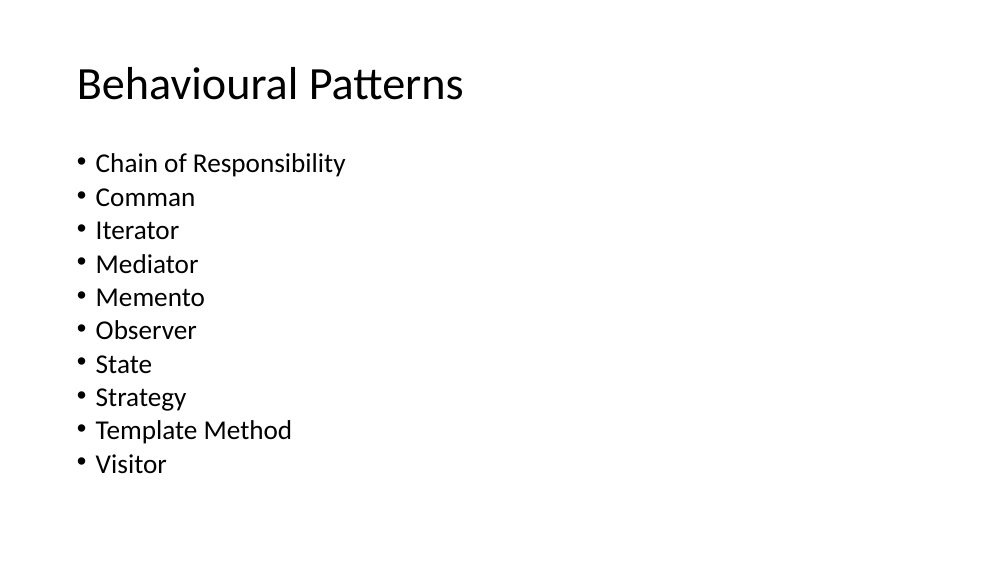
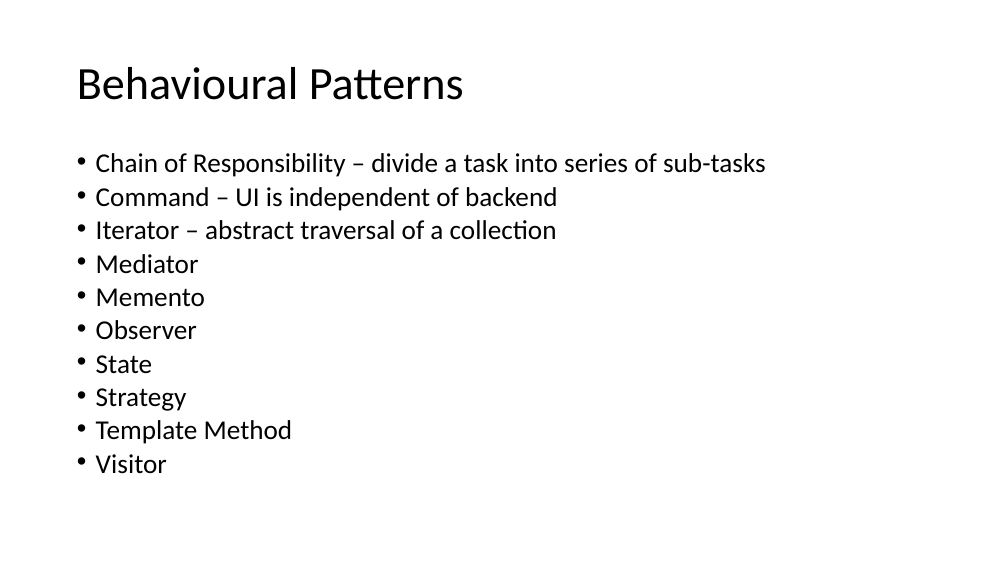
Before and after one commit to ynaman1000/DesignPatterns, a slide deck: slide 18 of Design Patterns.pptx. Drawn at 1008x567 pixels with LibreOffice and Linux fonts; fonts in the diff are those of the drawing. Boxes give left, top, right and bottom in pixels: in the first picture for what was removed or moved away, otherwise in the second. Text is boxed around its words. In the diff, an @@ line names an element or a change of style, - is before the commit and + after.

```diff
--- a/Design Patterns.pptx
+++ b/Design Patterns.pptx
@@ text at [96,153,766,240]: text changed @@
-• Chain of Responsibility
-• Comman
-• Iterator
+• Chain of Responsibility – divide a task into series of sub-tasks
+• Command – UI is independent of backend
+• Iterator – abstract traversal of a collection
```
Also in this commit, not shown: 2 other slides changed, 1 other file.
